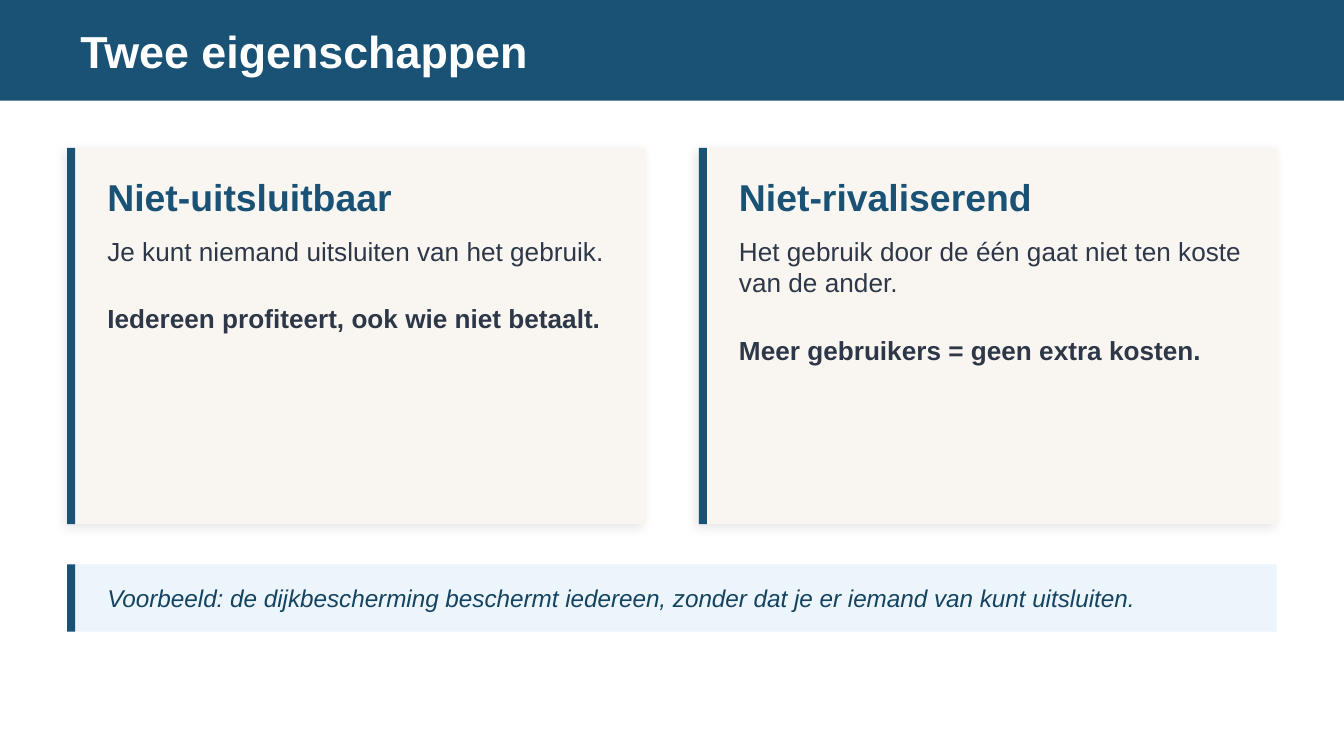
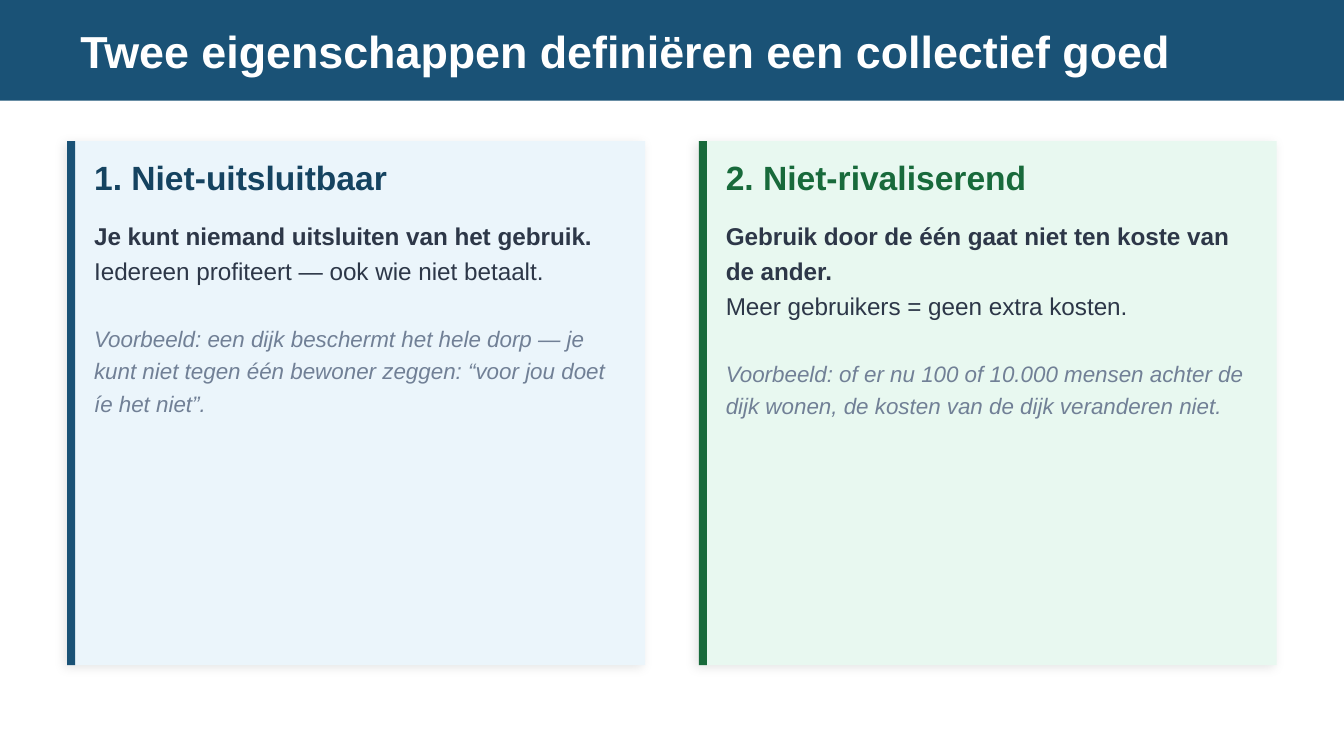
Before and after one commit to meijer1973/economie-vwo4-m3, a slide deck: slide 3 of 3.3 Hoofdstuk 3 - Overheid/3.3.3 Paragraaf 3 - Collectieve goederen/2. Leren/3.3.3 Collectieve goederen – presentatie.pptx. Drawn at 1344x756 pixels with LibreOffice and Linux fonts; fonts in the diff are those of the drawing. Boxes give left, top, right and bottom in pixels: in the first picture for what was removed or moved away, otherwise in the second. Text is boxed around its words. In the diff, an @@ line names an element or a change of style, - is before the commit and + after.

```diff
--- a/3.3 Hoofdstuk 3 - Overheid/3.3.3 Paragraaf 3 - Collectieve goederen/2. Leren/3.3.3 Collectieve goederen – presentatie.pptx
+++ b/3.3 Hoofdstuk 3 - Overheid/3.3.3 Paragraaf 3 - Collectieve goederen/2. Leren/3.3.3 Collectieve goederen – presentatie.pptx
@@ text at [80,35,1169,77]: text changed @@
-Twee eigenschappen
+Twee eigenschappen definiëren een collectief goed
@@ rectangle: place and size @@
-rectangle at [67,148,75,524]
+rectangle at [67,141,75,665]
@@ rectangle: place and size @@
-rectangle at [67,148,645,524]
+rectangle at [67,141,645,665]
@@ rectangle at [67,141,645,665]: fill #F9F6F1 to #EBF5FB; proportions changed @@
@@ rectangle: place and size @@
-rectangle at [699,148,1277,524]
+rectangle at [699,141,1277,665]
@@ rectangle at [699,141,1277,665]: fill #F9F6F1 to #E8F8F0; proportions changed @@
@@ rectangle: place and size @@
-rectangle at [699,148,707,524]
+rectangle at [699,141,707,665]
@@ rectangle at [699,141,707,665]: fill #1A5276 to #186A3B @@
@@ text at [94,165,386,191]: text changed; size 20 to 18 pt; text colour #1A5276 to #154360 @@
-Niet-uitsluitbaar
+1. Niet-uitsluitbaar
@@ text at [726,165,1026,191]: text changed; size 20 to 18 pt; text colour #1A5276 to #186A3B @@
-Niet-rivaliserend
+2. Niet-rivaliserend
@@ text at [94,227,604,412]: text changed; size 14 to 12 pt; text colour #2D3748 to #718096; italic on @@
-Je kunt niemand uitsluiten van het gebruik.
-Iedereen profiteert, ook wie niet betaalt.
+Je kunt niemand uitsluiten van het gebruik.
+Iedereen profiteert — ook wie niet betaalt.
+Voorbeeld: een dijk beschermt het hele dorp — je kunt niet tegen één bewoner zeggen: “voor jou doet íe het niet”.
@@ text at [726,227,1243,419]: text changed; size 14 to 12 pt; text colour #2D3748 to #718096; italic on @@
-Het gebruik door de één gaat niet ten koste van de ander.
-Meer gebruikers = geen extra kosten.
+Gebruik door de één gaat niet ten koste van de ander.
+Meer gebruikers = geen extra kosten.
+Voorbeeld: of er nu 100 of 10.000 mensen achter de dijk wonen, de kosten van de dijk veranderen niet.
@@ rectangle removed at [67,564,1277,632] @@
@@ rectangle removed at [67,564,75,632] @@
@@ text removed at [107,589,1134,612] @@
-Voorbeeld: de dijkbescherming beschermt iedereen, zonder dat je er iemand van kunt uitsluiten.
```
Also in this commit, not shown: 6 other slides changed, 5 slides added, 7 other files.
